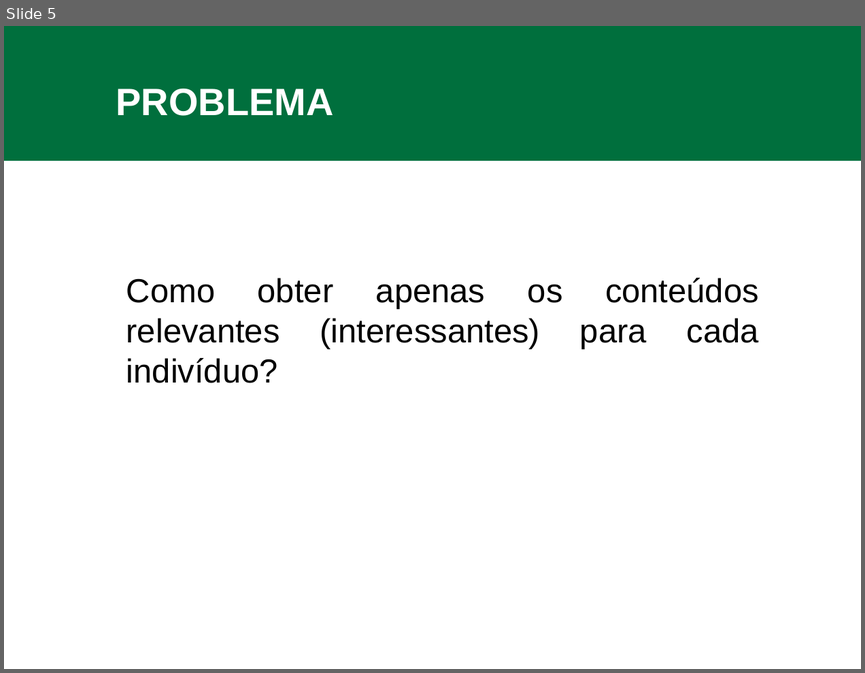
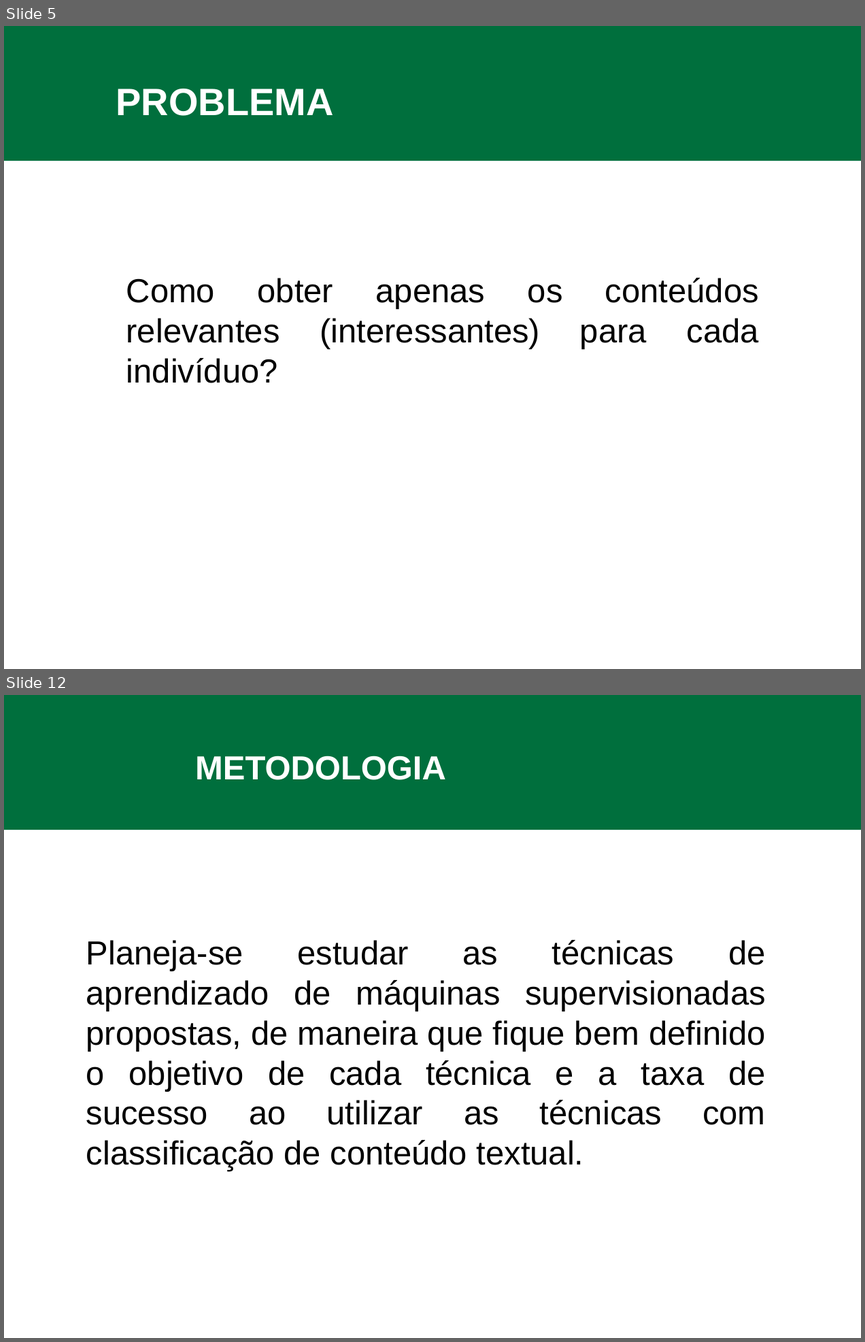
Before and after one commit to feliperuhland/tcc, a slide deck: apresentacao_preprojeto.pptx. Shown one above the other, each under a label of ours: slide 5 before the commit, slides 5 and 12 after it; the slides between them are not shown. The pictures are 865x673 and 865x1342 pixels, drawn with LibreOffice and Linux fonts; fonts in the diff are those of the drawing; background and template pictures are left out. Boxes give left, top, right and bottom in pixels: in the first picture for what was removed or moved away, otherwise in the second. Text is boxed around its words. In the diff, an @@ line names an element or a change of style, - is before the commit and + after.

```diff
--- a/apresentacao_preprojeto.pptx
+++ b/apresentacao_preprojeto.pptx
@@ slide 12 added at bbox=[4, 695, 861, 1338], background #FFFFFF; not listed: 1 template element that a slide beside it also shows @@
@@ text added at bbox=[195, 756, 446, 780], 28 pt, text #FFFFFF, bold @@
+METODOLOGIA
@@ text added at bbox=[86, 940, 766, 1171], 28 pt, text #000000 @@
+Planeja-se estudar as técnicas de aprendizado de máquinas supervisionadas propostas, de maneira que fique bem definido o objetivo de cada técnica e a taxa de sucesso ao utilizar as técnicas com classificação de conteúdo textual.
```
Also in this commit, not shown: 4 slides changed, 7 other slides added, 3 slides removed.
